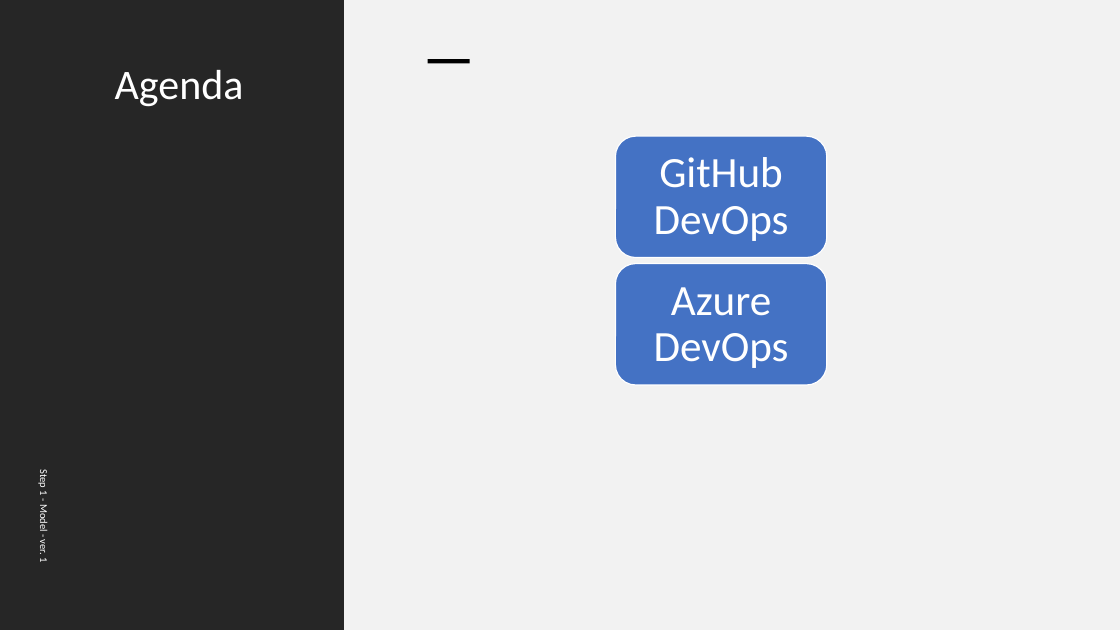
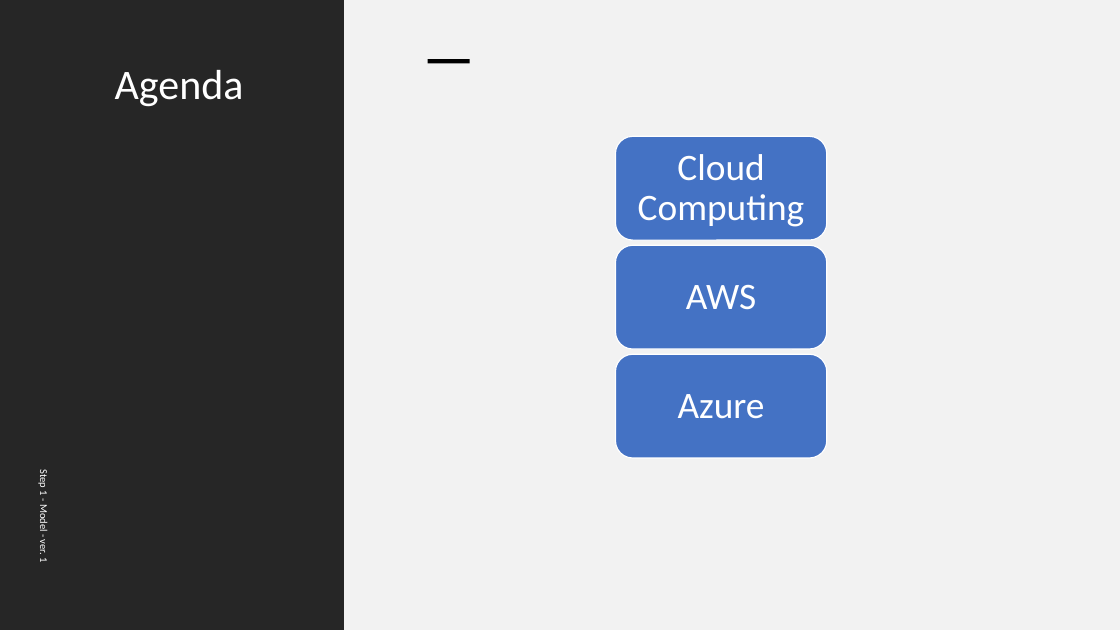
Before and after one commit to ext4dmin/DevOps-Mentorship, a slide deck: slide 2 of Step04-Cloud_Platforms_presentation.pptx. Drawn at 1120x630 pixels with LibreOffice and Linux fonts; fonts in the diff are those of the drawing. Boxes give left, top, right and bottom in pixels: in the first picture for what was removed or moved away, otherwise in the second. Text is boxed around its words. In the diff, an @@ line names an element or a change of style, - is before the commit and + after.

Commit message:
Step 4. Cloud Platform: - To Review

```diff
--- a/Step04-Cloud_Platforms_presentation.pptx
+++ b/Step04-Cloud_Platforms_presentation.pptx
@@ rounded rectangle: place and size @@
-rounded rectangle at <box>616,136,828,257</box>
+rounded rectangle at <box>616,136,828,240</box>
@@ text added at <box>638,154,805,227</box>, 32 pt, text #FFFFFF @@
+Cloud Computing
@@ text removed at <box>654,157,789,241</box> @@
-GitHub DevOps
@@ rounded rectangle: place and size @@
-rounded rectangle at <box>616,264,828,385</box>
+rounded rectangle at <box>616,245,828,350</box>
@@ text added at <box>686,285,756,310</box>, 32 pt, text #FFFFFF @@
+AWS
@@ rounded rectangle added at <box>616,355,828,459</box>, fill #4472C4, outline #FFFFFF 1 pt @@
@@ text at <box>678,394,765,419</box>: text changed; size 37 to 32 pt @@
-Azure DevOps
+Azure
```
Also in this commit, not shown: 5 slides added, 1 other file.
